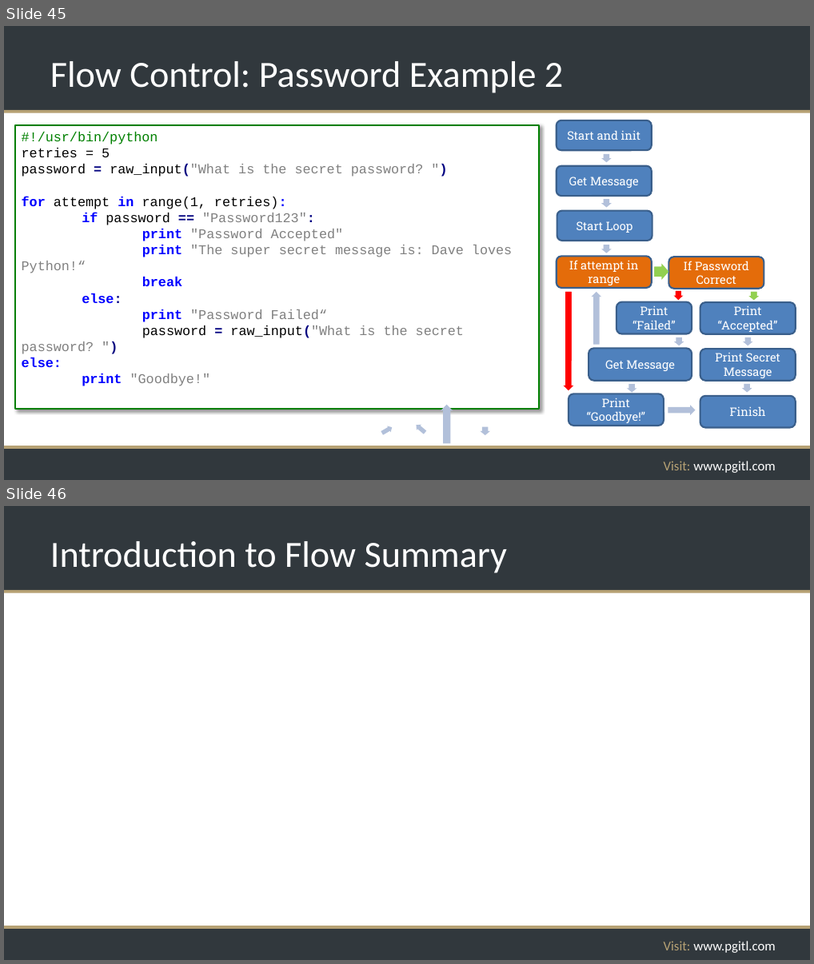
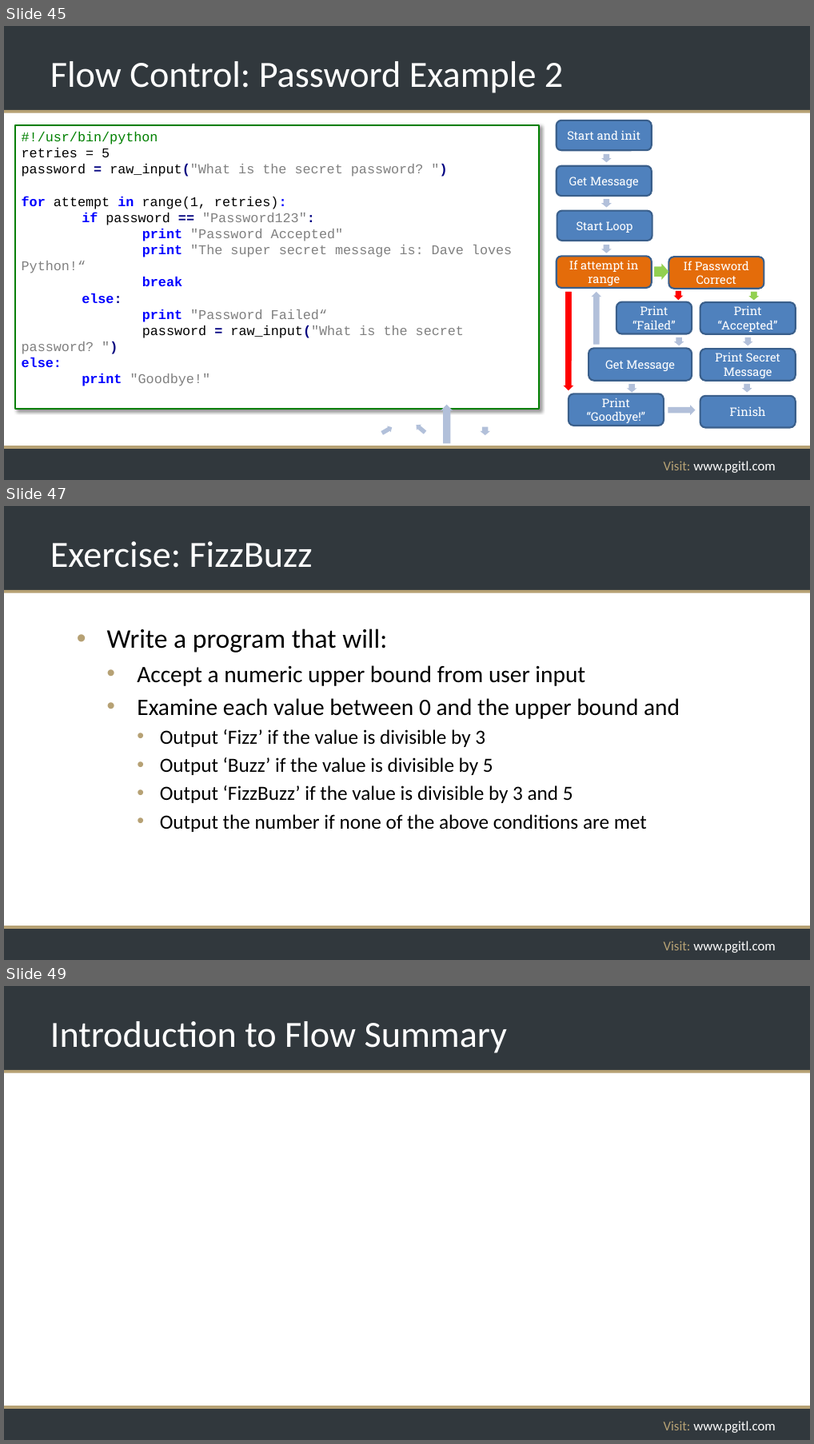
Before and after one commit to rikkouri/project-a, a slide deck: Programming Foundations.pptx. Shown one above the other, each under a label of ours: slides 45 and 46 before the commit, slides 45, 47 and 49 after it; the slides between them are not shown. The pictures are 814x964 and 814x1444 pixels, drawn with LibreOffice and Linux fonts; fonts in the diff are those of the drawing; background and template pictures are left out. Boxes give left, top, right and bottom in pixels: in the first picture for what was removed or moved away, otherwise in the second. Text is boxed around its words. In the diff, an @@ line names an element or a change of style, - is before the commit and + after.

Commit message:
Added FizzBuzz exercise to for loops

```diff
--- a/Programming Foundations.pptx
+++ b/Programming Foundations.pptx
@@ slide 47 added at (4,506,810,960), background #FFFFFF; not listed: 5 template elements that a slide beside it also shows @@
@@ title added at (50,541,313,568), 44 pt, text #FFFFFF @@
+Exercise: FizzBuzz
@@ text added at (107,628,680,832), 24 pt, text #000000 @@
+• Write a program that will:
+  • Accept a numeric upper bound from user input
+  • Examine each value between 0 and the upper bound and
+    • Output ‘Fizz’ if the value is divisible by 3
+    • Output ‘Buzz’ if the value is divisible by 5
+    • Output ‘FizzBuzz’ if the value is divisible by 3 and 5
+    • Output the number if none of the above conditions are met
@@ what was slide 46 is now slide 49 @@
```
Also in this commit, not shown: 2 other slides added, 1 other file.
